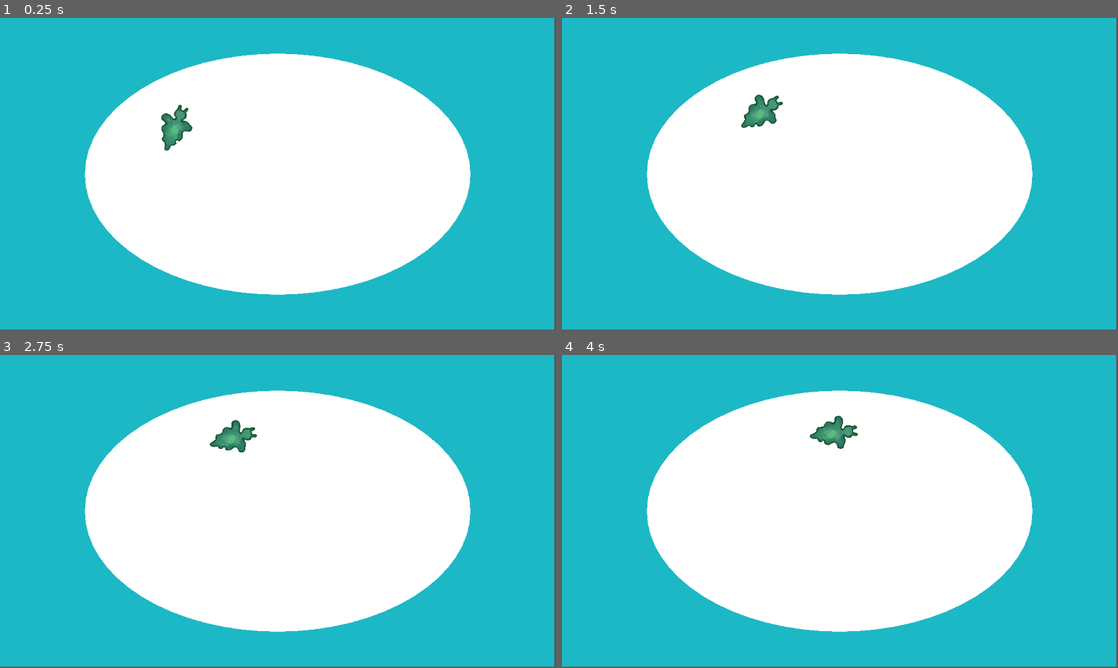
Above: before the commit, frames 1-4 (two rows, left to right).
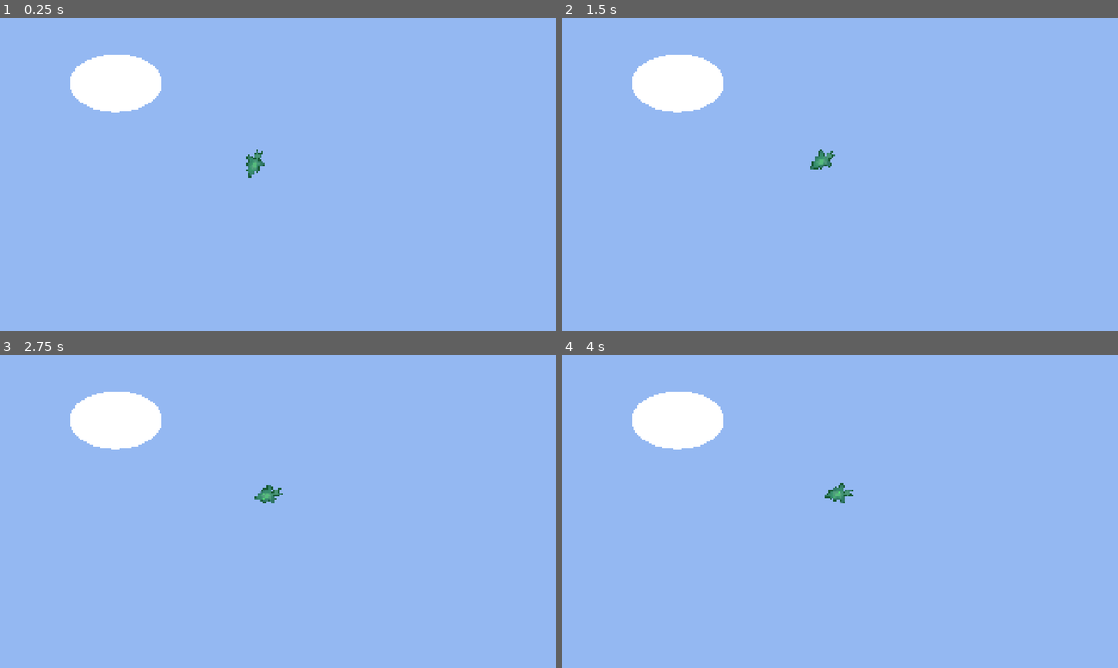
Above: after the commit, the same moments.

Repository: alba-zalli/seaslug
Game: Godot game, scene res://swimming.tscn
Same seed, same stepped clock (60 frames per second), same inputs: the game is played once before the commit and once after it. Before the commit the project starts from res://Rect.tscn.
Inputs:
- Up to frame 1 (0.25 s): no input
- Up to frame 2 (1.5 s): no input
- Up to frame 3 (2.75 s): no input
- Up to frame 4 (4 s): no input
In our replay, the window is 799x449 before the commit and 800x450 after it. These sizes can differ from the game's own. Grey fills any space a smaller window leaves; there, only what the larger window draws over its background counts as a difference.

The runs differ from the first frame. In frame 1, 99% of the frame differs, in the area x 0-100%, y 0-100%; in frame 2, 99%; in frame 3, 99%; in frame 4, 99%.

Commit message:
sizing screens to be optimal on multiple devices!

Diff:
--- a/Rect.tscn
+++ b/Rect.tscn
@@ -5,11 +5,6 @@
 [ext_resource type="Script" uid="uid://dmv10nfby3yhw" path="res://fish.gd" id="2_hkvct"]
 
 [node name="Node2D" type="Node2D" unique_id=1151149152]
-
-[node name="Background" type="ColorRect" parent="." unique_id=182941581]
-offset_right = 1150.0
-offset_bottom = 647.0
-color = Color(0.10934069, 0.71981853, 0.7733629, 1)
 
 [node name="Bowl" type="Polygon2D" parent="." unique_id=1672481246]
 script = ExtResource("1_hkvct")
--- /dev/null
+++ b/book.gd
@@ -0,0 +1,10 @@
+extends Polygon2D
+
+# Called when the node enters the scene tree for the first time.
+func _ready() -> void:
+	var points = PackedVector2Array()
+
+
+# Called every frame. 'delta' is the elapsed time since the previous frame.
+func _process(delta: float) -> void:
+	pass
--- a/fish.gd
+++ b/fish.gd
@@ -17,7 +17,7 @@
 var c = []
 
 func _ready():
-	var ellipse = get_node("../Bowl")  # adjust the name to match your tank's exact node name
+	var ellipse = get_node("../Bowl")
 	radius_x = ellipse.radius_x * edge - ball_size / 2
 	radius_y = ellipse.radius_y * edge - ball_size / 2
 	ellipse_center = get_viewport_rect().size / 2
--- /dev/null
+++ b/main_menu.tscn
@@ -0,0 +1,10 @@
+[gd_scene format=3 uid="uid://crev2inf1u6xe"]
+
+[node name="MainMenu" type="Node2D" unique_id=1530463089]
+
+[node name="Label" type="Label" parent="." unique_id=752815357]
+offset_right = 1920.0
+offset_bottom = 500.0
+text = "Sea Slug Microaquarium"
+horizontal_alignment = 1
+vertical_alignment = 1
--- a/polygon_2d.gd
+++ b/polygon_2d.gd
@@ -1,6 +1,6 @@
 extends Node2D
 
-var scaler = 5
+var scaler = DisplayServer.screen_get_size().y / 175
 var radius_x = 80 * scaler
 var radius_y = 50 * scaler
 
@@ -8,7 +8,7 @@
 	var polygon = Polygon2D.new()
 	var points = PackedVector2Array()
 	var num_points = 64
-	var center = get_viewport_rect().size / 2
+	var center = DisplayServer.screen_get_size() / 2
 
 	for i in range(num_points):
 		var angle = (2.0 * PI * i) / num_points
--- a/project.godot
+++ b/project.godot
@@ -11,9 +11,16 @@
 [application]
 
 config/name="New Game Project"
-run/main_scene="uid://ce1ni0iam7ffh"
+run/main_scene="uid://01ail3mknlwo"
 config/features=PackedStringArray("4.6", "GL Compatibility")
 config/icon="res://icon.svg"
+
+[display]
+
+window/size/viewport_width=1920
+window/size/viewport_height=1080
+window/size/mode=4
+window/stretch/mode="canvas_items"
 
 [physics]
 
@@ -24,3 +31,4 @@
 rendering_device/driver.windows="d3d12"
 renderer/rendering_method="gl_compatibility"
 renderer/rendering_method.mobile="gl_compatibility"
+environment/defaults/default_clear_color=Color(0.57982564, 0.7223943, 0.9506306, 1)
--- /dev/null
+++ b/swimming.tscn
@@ -0,0 +1,16 @@
+[gd_scene format=3 uid="uid://01ail3mknlwo"]
+
+[ext_resource type="Script" uid="uid://s453nh2amw80" path="res://polygon_2d.gd" id="1_aqvet"]
+[ext_resource type="Texture2D" uid="uid://8k2dq7iq5c4k" path="res://sapsucker.png" id="2_v40us"]
+[ext_resource type="Script" uid="uid://dmv10nfby3yhw" path="res://fish.gd" id="3_3rth8"]
+
+[node name="Swimming" type="Node2D" unique_id=1151149152]
+
+[node name="Bowl" type="Polygon2D" parent="." unique_id=1672481246]
+script = ExtResource("1_aqvet")
+
+[node name="AnimationPlayer" type="AnimationPlayer" parent="Bowl" unique_id=1542333559]
+
+[node name="Fish" type="Sprite2D" parent="." unique_id=787007125]
+texture = ExtResource("2_v40us")
+script = ExtResource("3_3rth8")
Not shown, added: book.gd.uid
